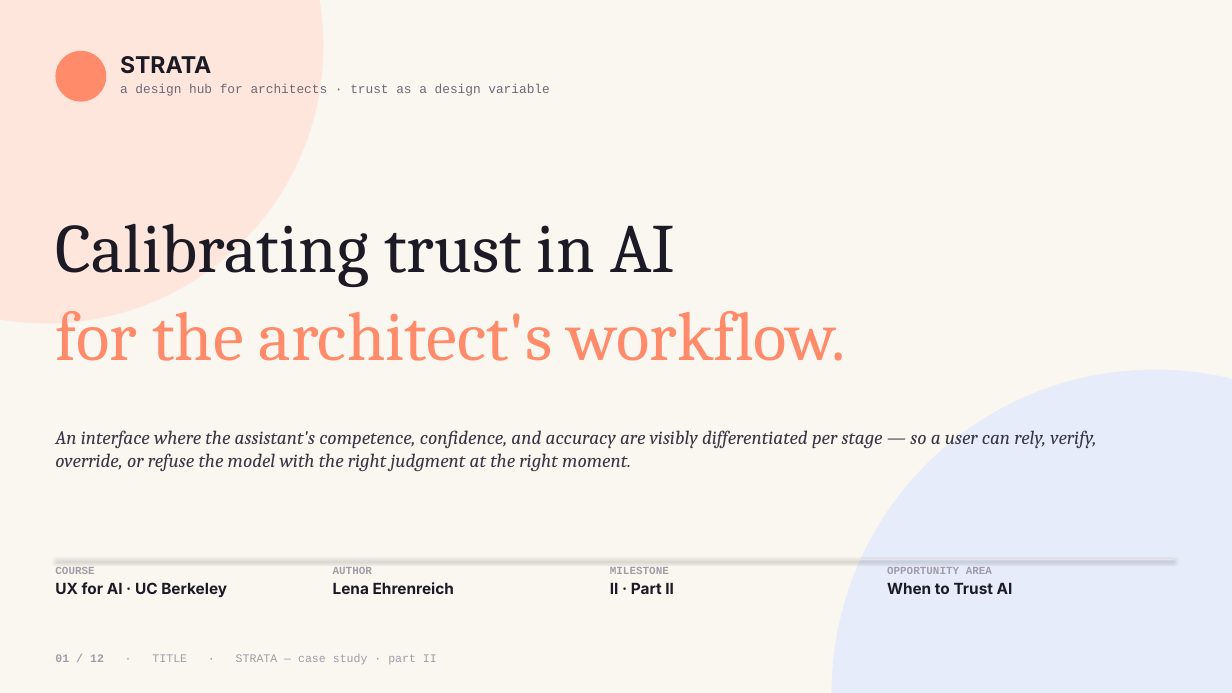
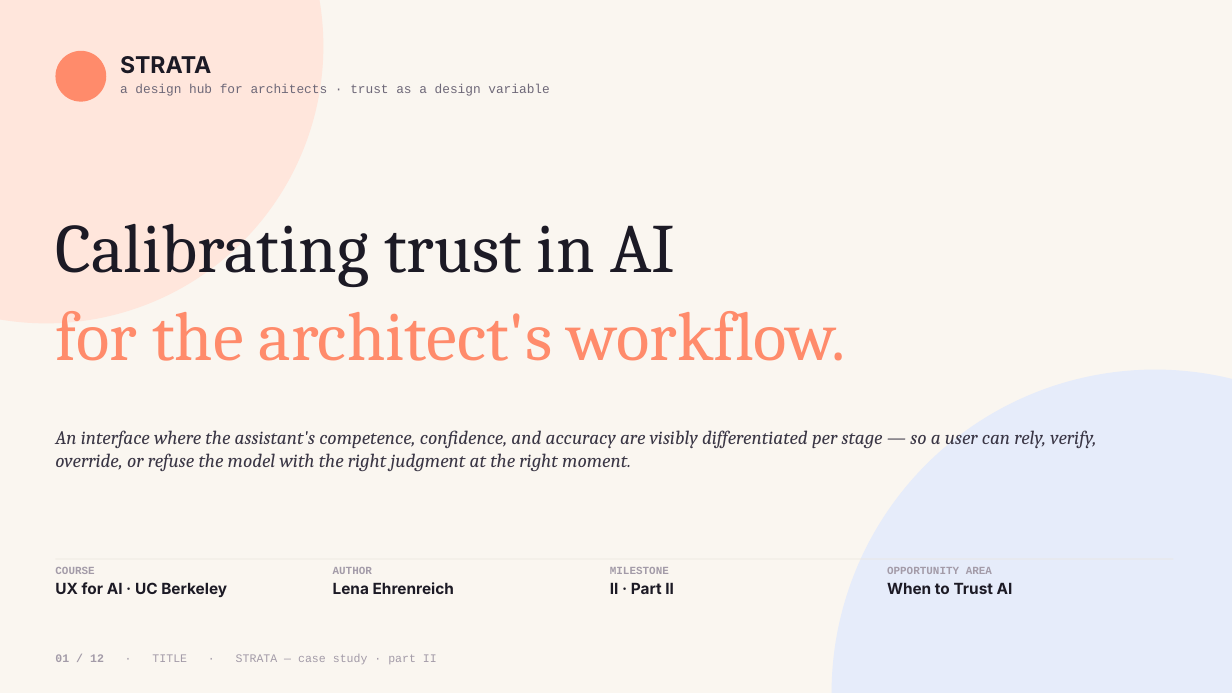
Before and after one commit to Lena-quantum/strata-trust, a slide deck: slide 1 of pitchdeck/STRATA_case_study.pptx. Drawn at 1232x693 pixels with LibreOffice and Linux fonts; fonts in the diff are those of the drawing. Boxes give left, top, right and bottom in pixels: in the first picture for what was removed or moved away, otherwise in the second. Text is boxed around its words. In the diff, an @@ line names an element or a change of style, - is before the commit and + after.

```diff
--- a/pitchdeck/STRATA_case_study.pptx
+++ b/pitchdeck/STRATA_case_study.pptx
@@ line removed from (55, 559) to (1174, 559) @@
@@ rectangle added at <box>55,558,1174,559</box>, fill #EAE5DD @@
```
Also in this commit, not shown: 1 other slide changed.
